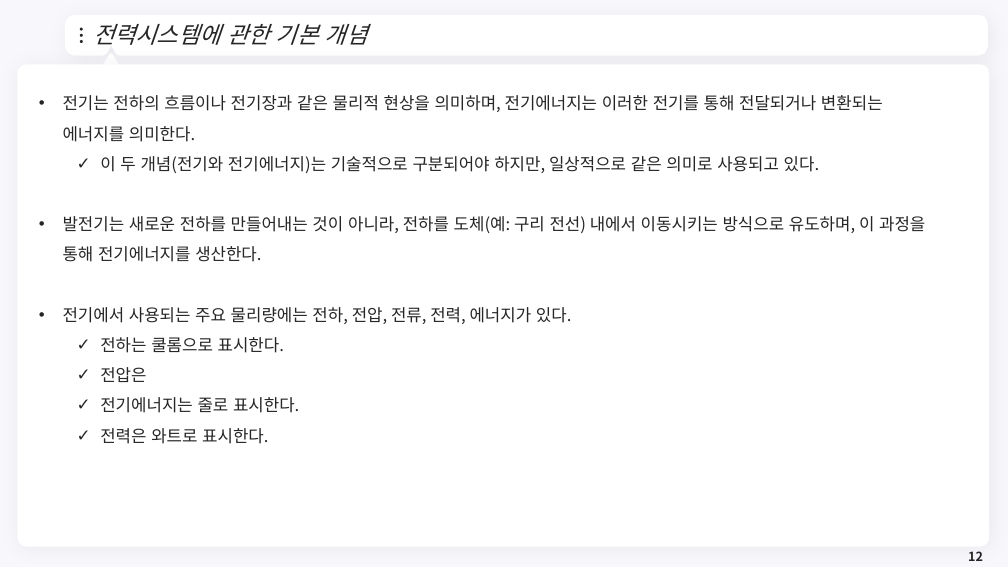
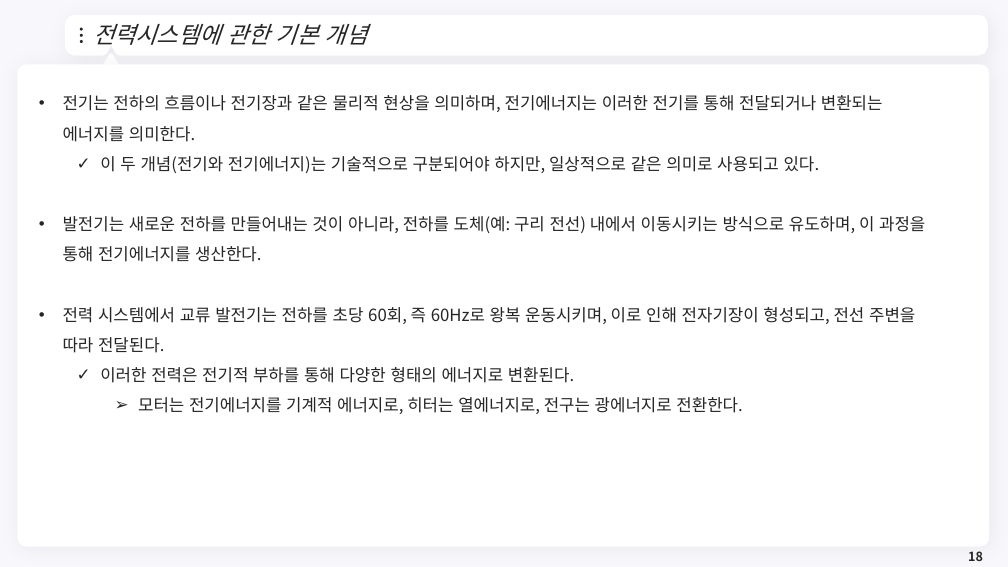
Before and after one commit to meandthey/Teaching, a slide deck: slide 18 of 에너지경제학/자원에너지경제학_Chapter_7 (전력시장).pptx (slide 12 before the commit). Drawn at 1008x567 pixels with LibreOffice and Linux fonts; fonts in the diff are those of the drawing; background and template pictures are left out. Boxes give left, top, right and bottom in pixels: in the first picture for what was removed or moved away, otherwise in the second. Text is boxed around its words. In the diff, an @@ line names an element or a change of style, - is before the commit and + after.

```diff
--- a/에너지경제학/자원에너지경제학_Chapter_7 (전력시장).pptx
+++ b/에너지경제학/자원에너지경제학_Chapter_7 (전력시장).pptx
@@ text at bbox=[63, 307, 915, 414]: text changed @@
-• 전기에서 사용되는 주요 물리량에는 전하, 전압, 전류, 전력, 에너지가 있다.
-  ✓ 전하는 쿨롬으로 표시한다.
-  ✓ 전압은
-  ✓ 전기에너지는 줄로 표시한다.
-  ✓ 전력은 와트로 표시한다.
+• 전력 시스템에서 교류 발전기는 전하를 초당 60회, 즉 60Hz로 왕복 운동시키며, 이로 인해 전자기장이 형성되고, 전선 주변을 따라 전달된다.
+  ✓ 이러한 전력은 전기적 부하를 통해 다양한 형태의 에너지로 변환된다.
+    ➢ 모터는 전기에너지를 기계적 에너지로, 히터는 열에너지로, 전구는 광에너지로 전환한다.
@@ page number at bbox=[968, 551, 983, 561]: text changed @@
-12
+18
```
Also in this commit, not shown: 2 other slides changed, 6 slides added, 7 slides removed, 2 other files.
